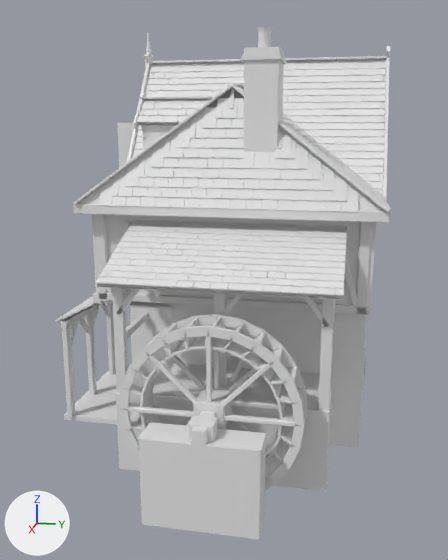
Renders of the FBX model GameClient/ArtSource/Silverbrook/Mill/SilverbrookMill.fbx from each side of a commit.
Before and after are seen from a camera (50 mm lens) standing at (14.47, 2.67, 6.48) and looking at (0.4, -0.14, 2.96). The lights are fixed; the arrows at lower left show +X, +Y and +Z. The older version comes first. Materials are left out; every surface is plain grey.

In view in the first picture: 'SM_SBMill_Details', 'SM_SBMill_Masonry', 'SM_SBMill_Plaster', 'SM_SBMill_Roof', 'SM_SBMill_Timber', 'SM_SBMill_Wheel'.
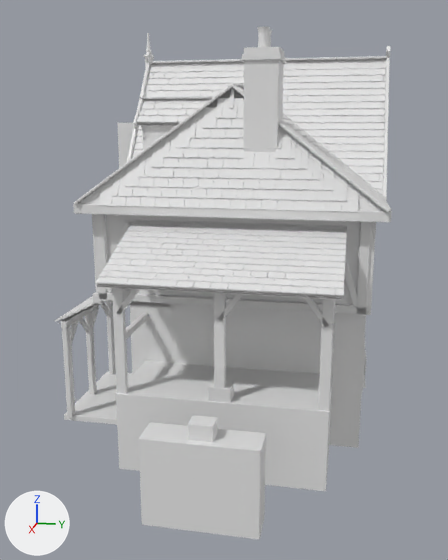
Boxes [x1, y1, x2, y2] around the edits, measured in the pictures (448 x 560 px):
'SM_SBMill_Wheel', deleted: before [119, 314, 307, 490]

The change in detail:
Object 'SM_SBMill_Wheel' (ob_sm_sbmill_wheel) is deleted.
